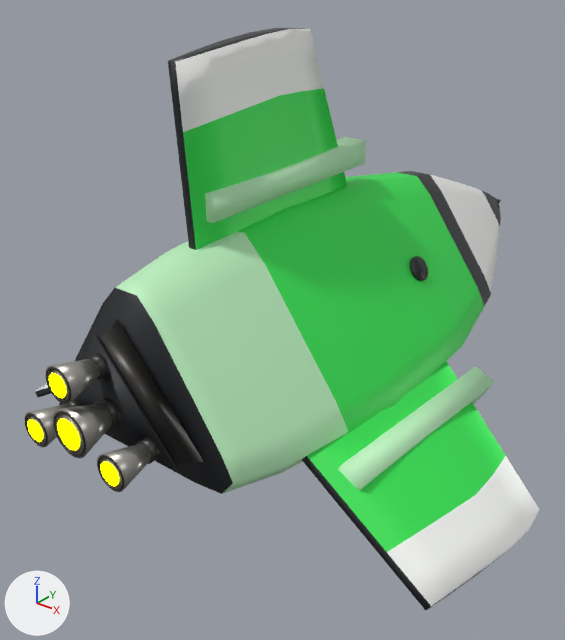
Two versions of the glTF model ThoriumGap_JS/models/Ship_Standard_14.glb, one commit apart.
Before and after are seen from a camera (50 mm lens) standing at (4.48, -6.78, 3.45) and looking at (-0.32, -0.78, -0.27). Every picture has the same lights, and +X, +Y and +Z are marked at lower left. The older version comes first. Where no turn or scale is listed for an object, it has been applied to the vertices.

Objects in the first picture: 'EngineBell_Center_BurnishedNozzle', 'EngineBell_Dorsal_BurnishedNozzle', 'EngineBell_LowerRight_BurnishedNozzle', 'EngineBlock_AftTriFoldTrimFrame', 'EngineBlock_AftTriangularIntegratedMountPlate', 'EngineEmitter', 'Fuselage_RoundedTriangleTriFoldBody', 'Nose_RoundedTriangleTaperedForwardSection', 'WingRootSocket_Dorsal_IntegratedEmbeddedShoulder', 'WingRootSocket_LowerRight_IntegratedEmbeddedShoulder', 'Wing_Dorsal_TriFoldCornerBladePaintedMesh', 'Wing_LowerLeft_TriFoldCornerBladePaintedMesh', 'Wing_LowerRight_TriFoldCornerBladePaintedMesh' and 11 more.
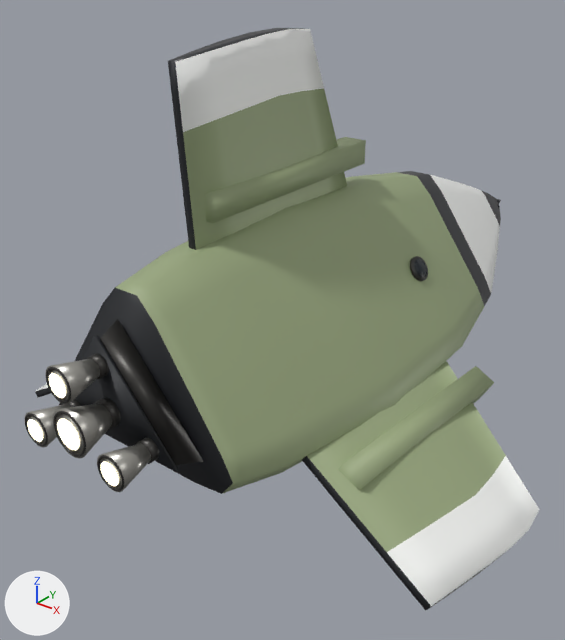
Where the change shows, as pixel boxes [x1, y1, x2, y2] in the pictures (565 x 640 px):
```json
{"object": "Fuselage_RoundedTriangleTriFoldBody", "change": "recoloured", "before": [113, 171, 486, 494], "after": [113, 171, 486, 494], "on screen": "green to greyish green"}
{"object": "Wing_LowerRight_TriFoldCornerBladePaintedMesh", "change": "recoloured", "before": [302, 361, 508, 555], "after": [302, 361, 508, 555], "on screen": "green to greyish green"}
{"object": "Wing_Dorsal_TriFoldCornerBladePaintedMesh", "change": "recoloured", "before": [180, 86, 347, 250], "after": [180, 86, 347, 250], "on screen": "green to greyish green"}
{"object": "WingRootSocket_LowerRight_IntegratedEmbeddedShoulder", "change": "recoloured", "before": [338, 366, 494, 491], "after": [338, 366, 494, 491], "on screen": "green to greyish green"}
{"object": "WingRootSocket_Dorsal_IntegratedEmbeddedShoulder", "change": "recoloured", "before": [205, 137, 366, 223], "after": [205, 137, 366, 223], "on screen": "green to greyish green"}
{"object": "EngineEmitter", "change": "recoloured", "before": [27, 373, 119, 486], "after": [27, 373, 119, 486]}
```

The change, as JSON lines over the scene's bpy script:
```json
{"op": "set", "path": "mat_engineglow.emission_color", "old": "(1.0, 1.0, 0.0)", "new": "(0.62, 0.57, 0.4)", "note": "yellow #ffff00 -> beige #cec7aa"}
{"op": "set", "path": "mat_ship_standardtrifoldfamily_heavyline_broad_corner_blades_nose_and_wing_caps_seed518188_hull_main.base_color", "old": "(0.035, 0.78, 0.09)", "new": "(0.33, 0.4, 0.22)", "note": "green #35e555 -> greyish green #9baa81"}
{"op": "set", "path": "mat_ship_standardtrifoldfamily_heavyline_broad_corner_blades_nose_and_wing_caps_seed518188_hull_panel.base_color", "old": "(0.52, 0.9, 0.54)", "new": "(0.33, 0.4, 0.22)", "note": "green #bff3c2 -> greyish green #9baa81"}
```
